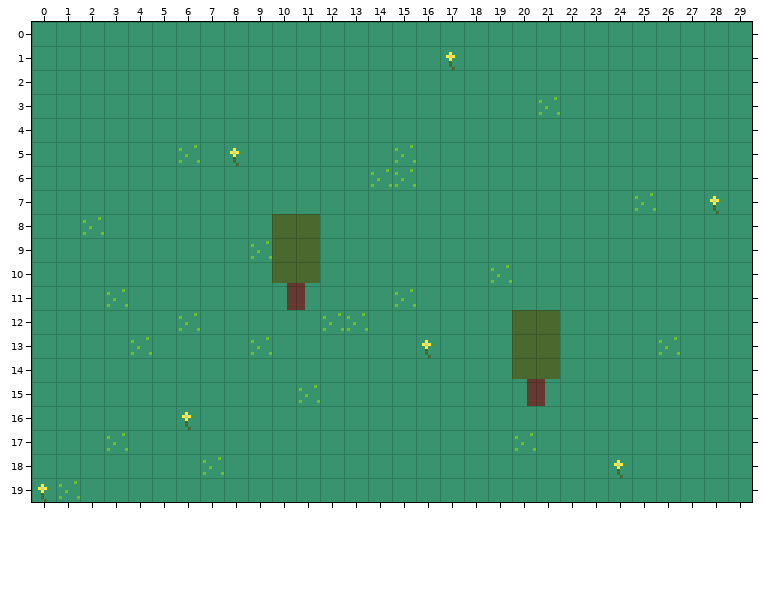
One commit to this Tiled map: src/assets/tilemaps/testmap1.tmx. Above is the file before it was changed.
Cells are 8x8 px. Shown: x 0..29, y 0..19.
Once edited:
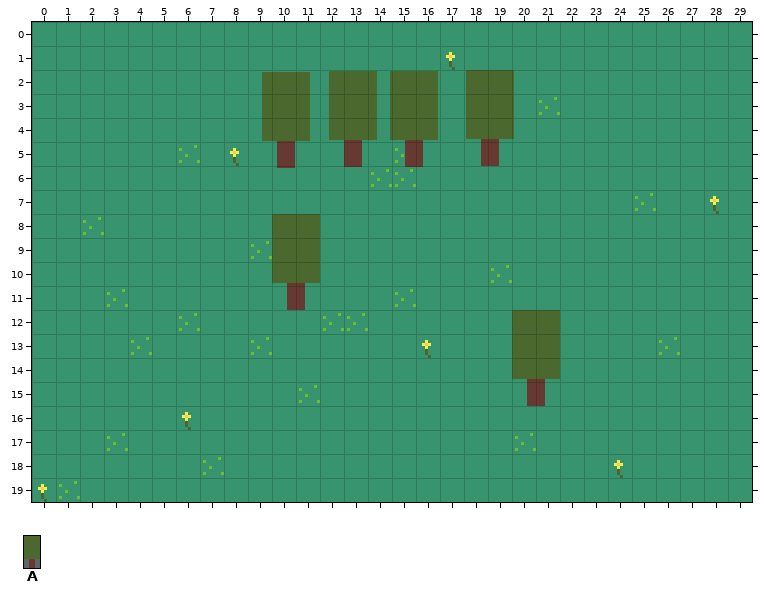
Key: from "trees": A 0 "testtree1".
Objects are placed by their top-left corner, in cells (3,4 is the top-left corner of cell 3,4); size is 1x1 cell unless given.
Difference:
--- layer "Object Layer 1"
+A "testtree1" at 18.1,2 size 2x4
+A "testtree1" at 12.4,2 size 2x4
+A "testtree1" at 14.9,2 size 2x4
+A "testtree1" at 9.6,2.1 size 2x4
Changed places in both pictures, as pixel boxes (x1, y1, x2, y2):
added: (466, 70, 514, 166)
added: (329, 71, 377, 167)
added: (390, 71, 438, 167)
added: (262, 72, 310, 168)
